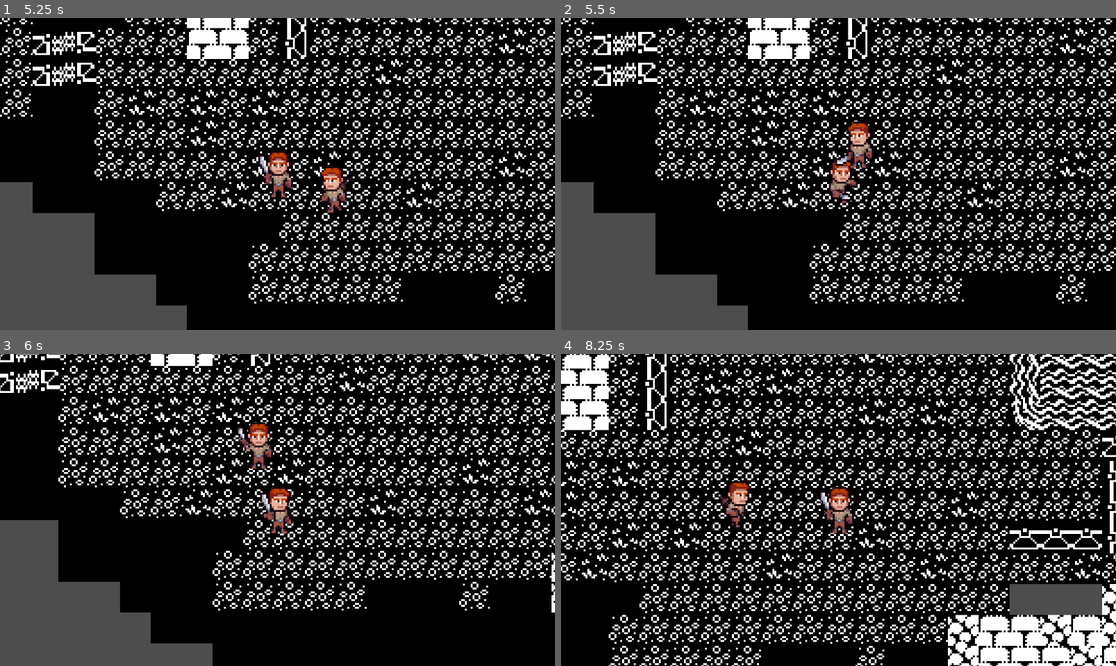
Above: before the commit, frames 1-4 (two rows, left to right).
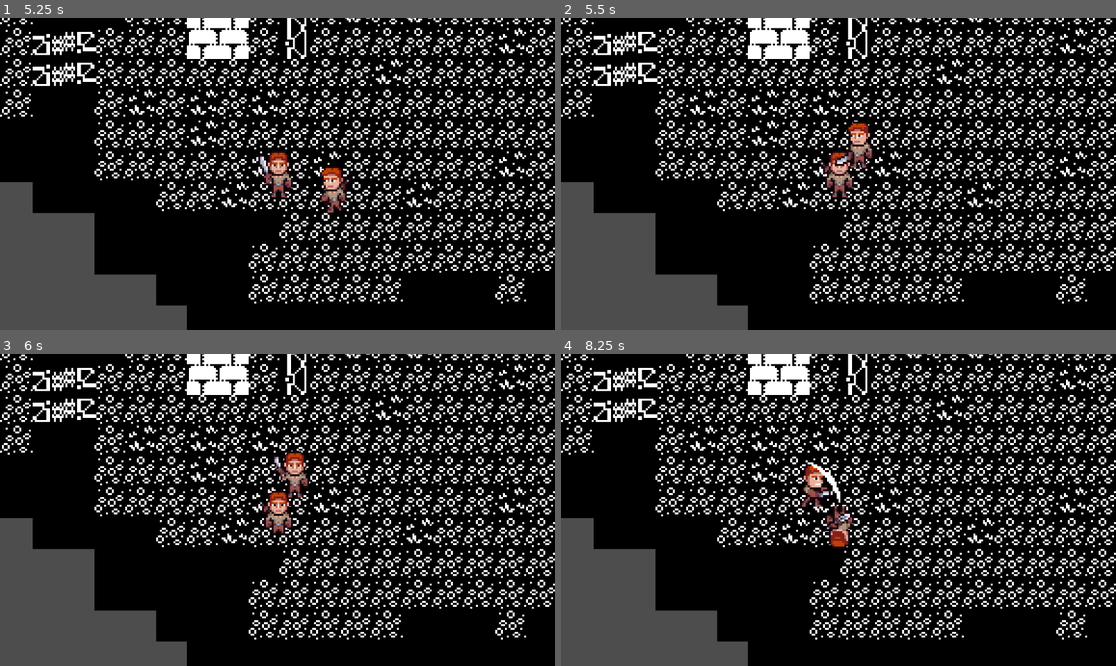
Above: after the commit, the same moments.

Repository: Lunoro/questpresso-2025
Game: Godot game, scene res://test.tscn
Same seed, same stepped clock (60 frames per second), same inputs: the game is played once before the commit and once after it. This scene is started directly instead of the project's main scene.
Inputs (mouse positions are in pixels of both pictures, inside the frame that each line leads up to):
- Up to frame 1 (5.25 s): move the mouse to (399, 158) at 0.52 s; hold D (right) 0.53-1.28 s; click (399, 158) at 0.6 s; move the mouse to (166, 189) at 1.27 s; hold S (down) 1.28-2.03 s; click (166, 189) at 1.35 s; move the mouse to (333, 105) at 2.02 s; hold D (right) 2.03-2.78 s; click (333, 105) at 2.1 s; move the mouse to (249, 236) at 2.77 s; hold W (up) 2.78-3.53 s; click (249, 236) at 2.85 s; move the mouse to (444, 220) at 3.52 s; hold A (left) 3.53-5.03 s; click (444, 220) at 3.6 s; move the mouse to (111, 127) at 4.27 s; click (111, 127) at 4.35 s; move the mouse to (305, 174) at 5.02 s; hold S (down) from 5.03 s (still down); click (305, 174) at 5.1 s
- Up to frame 2 (5.5 s): keep holding S (down)
- Up to frame 3 (6 s): move the mouse to (194, 432) at 5.77 s; release S (down) at 5.78 s; hold D (right) from 5.78 s (still down); click (194, 432) at 5.85 s
- Up to frame 4 (8.25 s): move the mouse to (960, 494) at 6.52 s; release D (right) at 6.53 s; hold W (up) 6.53-7.28 s; click (960, 494) at 6.6 s; move the mouse to (727, 525) at 7.27 s; hold D (right) 7.28-8.03 s; click (727, 525) at 7.35 s; move the mouse to (894, 441) at 8.02 s; hold S (down) from 8.03 s (still down); click (894, 441) at 8.1 s

Frame 1 is identical in both runs. In frame 2, 0.5% of the frame differs, in the area x 46-54%, y 42-60%; in frame 3, 30%; in frame 4, 50%, in the area x 0-100%, y 0-100%.

Commit message:
added player death if enemy attacks

Diff:
--- a/Objects/Enemy.tscn
+++ b/Objects/Enemy.tscn
@@ -585,11 +585,9 @@
 [node name="Hitbox" type="Area2D" parent="." groups=["hitbox"]]
 
 [node name="CollisionShape2D" type="CollisionShape2D" parent="Hitbox"]
-visible = false
 shape = SubResource("CircleShape2D_elc20")
 
 [node name="CollisionShape2D" type="CollisionShape2D" parent="."]
-visible = false
 shape = SubResource("CircleShape2D_82iww")
 
 [node name="MeleeHit" type="Area2D" parent="."]
--- a/Scripts/enemy/enemy.gd
+++ b/Scripts/enemy/enemy.gd
@@ -107,7 +107,7 @@
 
 func _on_melee_hit_area_entered(area: Area2D) -> void:
 	if is_attacking && area.is_in_group("hitbox"):
-		print("hit")
+		area.get_parent().damage_taken(5);
 
 func _on_area_2d_body_entered(body: Node2D) -> void:
 	if body.name == "Player":
